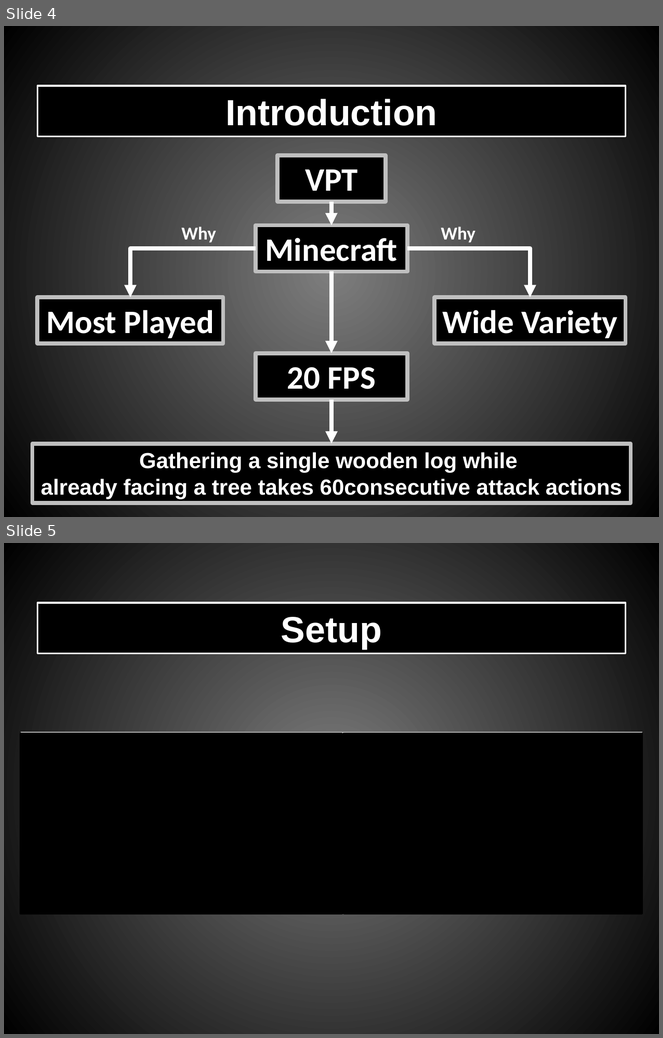
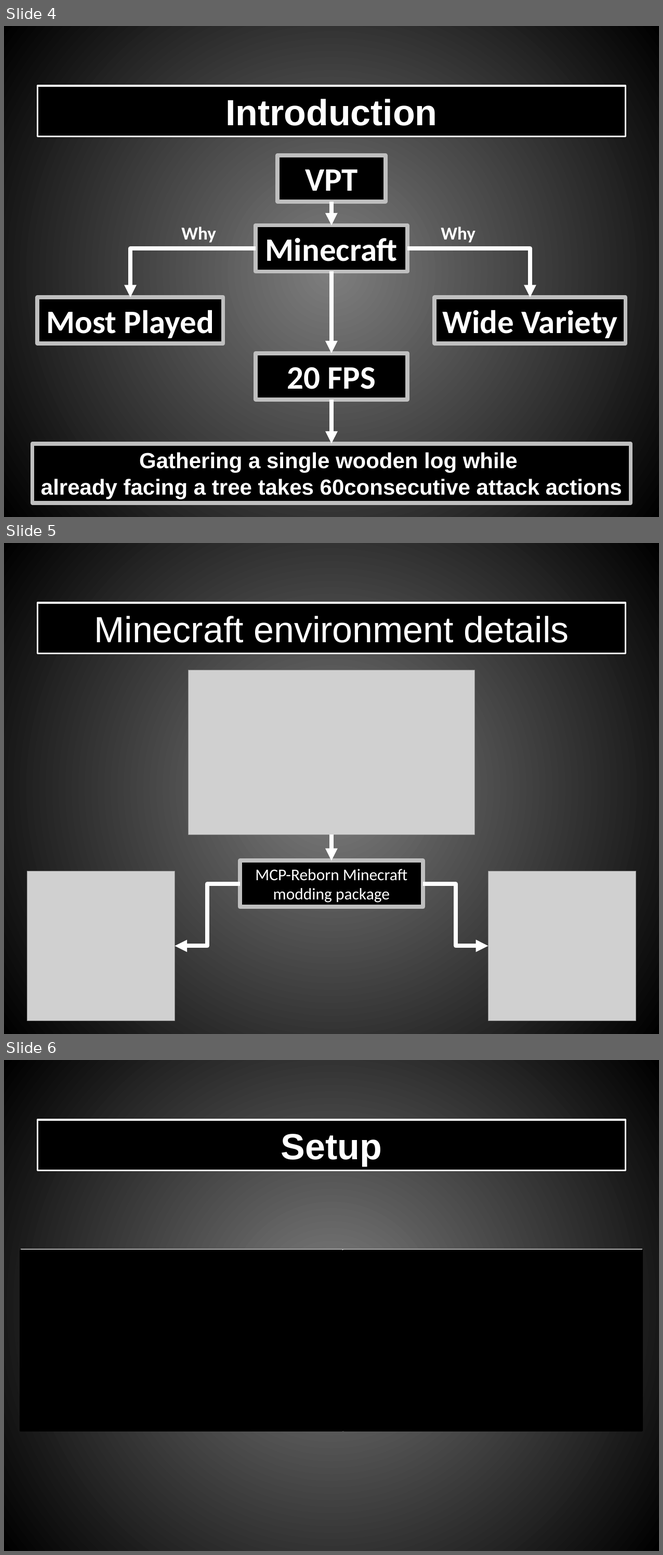
Before and after one commit to Shooterah/M1_DSC, a slide deck: Anglais/ORAL_3/Pereira_Doffemont_Minecraft_OpenAI.pptx. Shown one above the other, each under a label of ours: slides 4 and 5 before the commit, slides 4, 5 and 6 after it. The pictures are 663x1038 and 663x1555 pixels, drawn with LibreOffice and Linux fonts; fonts in the diff are those of the drawing; grey boxes stand for pictures. Boxes give left, top, right and bottom in pixels: in the first picture for what was removed or moved away, otherwise in the second. Text is boxed around its words. In the diff, an @@ line names an element or a change of style, - is before the commit and + after.

```diff
--- a/Anglais/ORAL_3/Pereira_Doffemont_Minecraft_OpenAI.pptx
+++ b/Anglais/ORAL_3/Pereira_Doffemont_Minecraft_OpenAI.pptx
@@ slide 5 added at box(4, 543, 659, 1034), background gradient #7F7F7F to #000000 @@
@@ rectangle added at box(37, 603, 626, 654), fill #000000, outline #FFFFFF 2 pt, 40 pt, text #FFFFFF @@
+Minecraft environment details
@@ picture added at box(188, 670, 475, 835) @@
@@ elbow arrow added from (332, 835) to (332, 861), #FFFFFF 4.5 pt @@
@@ rectangle added at box(240, 861, 423, 908), fill #000000, outline #BFBFBF 4.5 pt, 18 pt, text #FFFFFF @@
+MCP-Reborn Minecraft modding package
@@ picture added at box(27, 871, 175, 1021) @@
@@ elbow arrow added from (240, 884) to (175, 946), #FFFFFF 4.5 pt @@
@@ elbow arrow added from (423, 884) to (488, 946), #FFFFFF 4.5 pt @@
@@ picture added at box(488, 871, 636, 1021) @@
@@ what was slide 5 is now slide 6 @@
```
Also in this commit, not shown: 1 slide changed, 5 other slides added, 1 slide removed, 5 other files.
